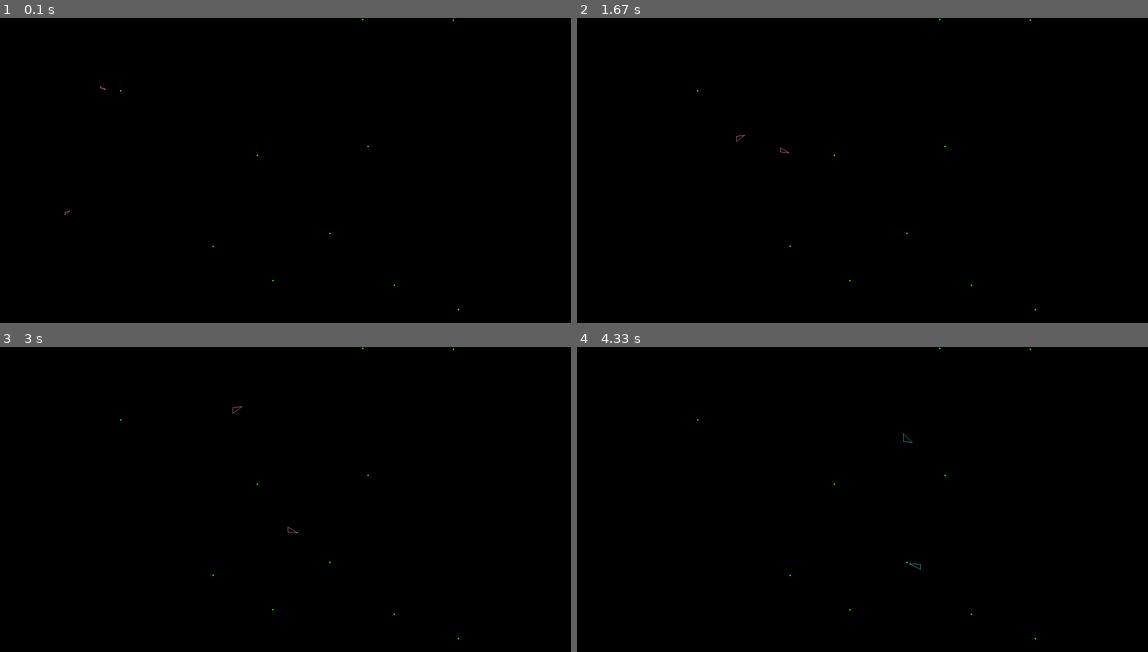
Above: before the commit, frames 1-4 (two rows, left to right).
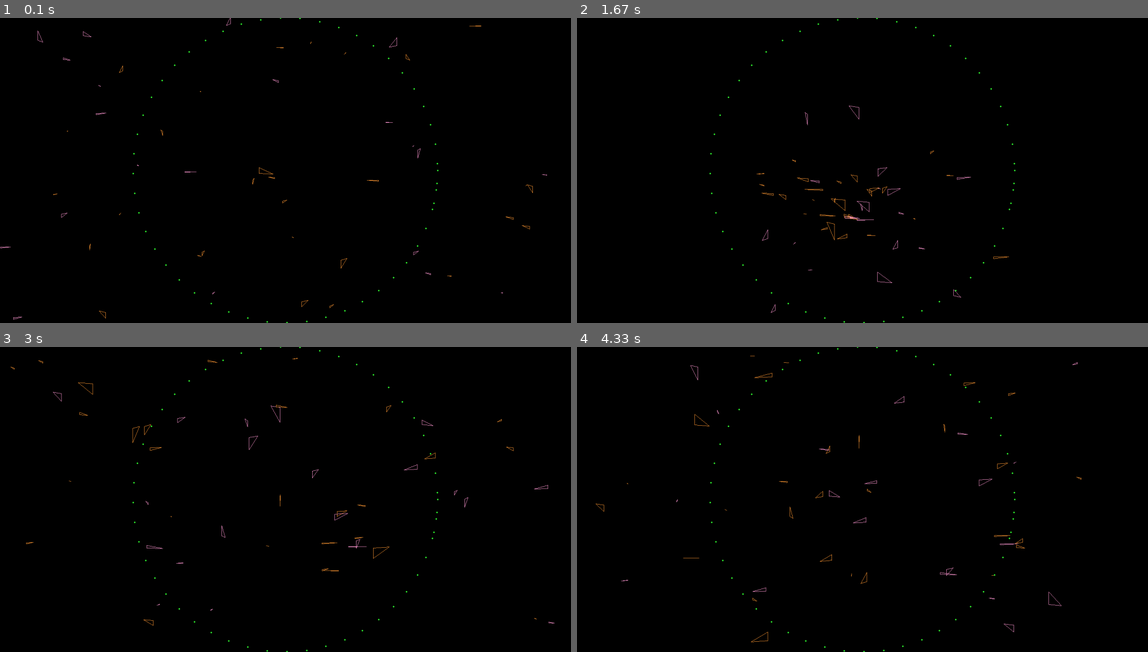
Above: after the commit, the same moments.

Repository: fallinbryan/pygame_visualizations
Game: pygame game, started from evol_eco.py
The game is run twice, just before and just after one commit, with the same random seed, the same clock (stepped at 60 frames per second) and the same inputs.
Inputs (mouse positions are in pixels of both pictures, inside the frame that each line leads up to):
- Up to frame 1 (0.1 s): no input
- Up to frame 2 (1.67 s): press the mouse at (765, 240) at 0.37 s; move the mouse to (856, 216) at 0.47 s; release the mouse at (942, 194) at 0.6 s
- Up to frame 3 (3 s): no input
- Up to frame 4 (4.33 s): no input

The runs differ from the first frame. In frame 1, 0.4% of the frame differs, in the area x 0-96%, y 0-100%; in frame 2, 0.6%; in frame 3, 0.6%, in the area x 1-98%, y 0-100%; in frame 4, 0.6%.

Commit message:
dna paramters added creatures breed with opposite sex genes crossover Stable evolutionary ecosystem achieved

Diff:
--- a/evol_eco.py
+++ b/evol_eco.py
@@ -47,20 +47,29 @@
         if genes:
             self.genes = genes
         else:
-            self.genes = [8]
+            self.genes = {}
+            self.genes['max_size'] = random.randrange(5, 30)
+            self.genes['growth_rate'] = random.uniform(0.001, 0.9)
+            self.genes['max_speed'] = random.randrange(5, 100)
+            self.genes['lifespan'] = random.randrange(100, 1000)
+            self.genes['breeding_age'] = random.randrange(50, self.genes['lifespan'])
+            self.genes['breeding_cost'] = random.randrange(100, 500)
+            self.genes['feeding_behaviour'] = random.choice(['near','far'])
 
     def crossover(self, partner):
-        newDna = []
-        pivot = random.randrange(0, len(self.genes))
-        for i, gene in  enumerate(self.genes):
-            if i > pivot:
-                newDna.append(gene)
-            else:
-                newDna.append(partner.genes[i])
-        return DNA(genes=newDna)
+        new_genes = {}
+        for name in self.genes:
+            new_genes[name] = random.choice([self.genes[name], partner.genes[name]])
+
+        return DNA(genes=new_genes)
 
     def mutation(self):
-        pass
+        for name in self.genes:
+            if name != 'feeding_behaviour':
+                if random.random() > .99:
+                    self.genes[name] += random.uniform(-0.01, 0.01)
+        if random.random() > .9999:
+            self.genes['feeding_behaviour'] = random.choice(['near', 'far'])
 
 
 class Creature(Physics):
@@ -76,13 +85,17 @@
         self.age = 1.0
         self.alive = True
         self.sex = random.choice([True, False])
-        self.max_size = 20
-        self.growth_rate = 1.0/30.0
-        self.max_speed = 10
+        self.max_size = dna.genes['max_size']
+        self.growth_rate = dna.genes['growth_rate']
+        self.max_speed = dna.genes['max_speed']
         self.prev_acc = Vector2D(0, 0)
         self.state = "wandering"
         self.target = None
         self.targetReached = True
+        self.lifespan = dna.genes['lifespan']
+        self.breeding_age = dna.genes['breeding_age']
+        self.breeding_cost = dna.genes['breeding_cost']
+        self.feeding_behaviour = dna.genes['feeding_behaviour']
 
     def apply_force(self, force):
         super().apply_force(force)
@@ -108,15 +121,34 @@
 
 
     def test_seek(self, target):
-        force = self.seek(target)
-        # force.set_magnitude(1)
-        self.apply_force(force)
-        mag = self.position.distance(target.position)*0.5
-        self.velocity.set_magnitude(mag)
-
-        if self.velocity.magnitude() > self.max_speed:
-            self.velocity.set_magnitude(self.max_speed)
-
+        self.target = target
+        self.seek()
+
+
+    def seek_furthest(self, targets):
+        x_max = self.surface.get_width()
+        y_max = self.surface.get_height()
+        max_dist = 0
+        target = targets[0]
+        for _target in targets:
+            if self.position.distance(_target.position) > max_dist:
+                if _target is not self:
+                    try:
+                        if _target.sex == self.sex ^ True and _target.state == "seeking mate":
+                            max_dist = self.position.distance(_target.position)
+                            target = _target
+
+                    except:
+                        max_dist = self.position.distance(_target.position)
+                        target = _target
+        self.target = target
+        self.seek()
+        found = None
+
+        if self.position.distance(self.target.position) < 20 and target is not self:
+            found = target
+
+        return found
     def seek_nearest(self, targets):
         x_max = self.surface.get_width()
         y_max = self.surface.get_height()
@@ -165,7 +197,7 @@
         return_objects = []
         if self.energy == 0:
             self.alive = False
-        if self.age > 1000.0:
+        if self.age > self.lifespan:
             self.alive = False
 
         if self.alive:
@@ -174,11 +206,14 @@
 
             if self.energy < 400 and len(environment['food']) > 0:
                 self.state = "seeking food"
-                found = self.seek_nearest(environment['food'])
+                if self.feeding_behaviour == 'near':
+                    found = self.seek_nearest(environment['food'])
+                elif self.feeding_behaviour == 'far':
+                    found = self.seek_furthest(environment['food'])
                 if found:
                     self.eat_food(found)
 
-            elif self.age > 100 and self.energy > 400:
+            elif self.age > self.breeding_age and self.energy > self.breeding_cost:
                 self.state = "seeking mate"
                 found = self.seek_nearest(environment['creatures'])
                 if found:
@@ -186,7 +221,7 @@
                         return_objects.append(self.breed(found.dna))
                         return_objects.append(self.breed(found.dna))
 
-                        self.alive = False
+                        self.energy -= self.breeding_cost
                 else:
                     pass
 
@@ -203,7 +238,10 @@
             color[2] = 200
         else:
             color[2] = 50
-        size = self.max_size * (math.exp(self.age*self.growth_rate) / (math.exp(self.age*self.growth_rate) + 1))
+        try:
+            size = self.max_size * (math.exp(self.age*self.growth_rate) / (math.exp(self.age*self.growth_rate) + 1))
+        except OverflowError:
+            size = self.max_size * (math.exp(700) / (math.exp(700) + 1))
         pointlist = []
         pointlist.append((int(self.position.x + size*math.cos(self.velocity.getTheta())), int(self.position.y + size*math.sin(self.velocity.getTheta()))))
         pointlist.append((int(self.position.x - (size-5)*math.cos(self.velocity.getTheta())), int(self.position.y - (size-5)*math.sin(self.velocity.getTheta()))))
@@ -239,8 +277,15 @@
     WIDTH = canvas.get_width()
     HEIGHT = canvas.get_height()
 
-    environment = {"food": [Food(random.randrange(0, WIDTH), random.randrange(0, HEIGHT)) for _ in range(10)],
-                   "creatures": [Creature(canvas, Vector2D(random.randrange(0, WIDTH), random.randrange(0, HEIGHT)), DNA()) for _ in range(2)]}
+    environment = {"food": [],
+                   "creatures": [Creature(canvas, Vector2D(random.randrange(0, WIDTH), random.randrange(0, HEIGHT)), DNA()) for _ in range(50)]}
+
+    theta = 0
+    food_field_radius = 400
+    for _ in range(100):
+        environment['food'].append(Food(disp_w/2 + food_field_radius * math.cos(theta), disp_h/2 + food_field_radius * math.sin(theta)))
+        theta += .13
+
 
     class Target:
         def __init__(self):
@@ -251,17 +296,26 @@
     creature = Creature(canvas, Vector2D(WIDTH/2, HEIGHT/2), DNA())
     compass = Compass(canvas, Vector2D(WIDTH*0.1, HEIGHT*0.1), 'Creature Heading')
     isGrabbed = False
+    frame_rate = 100
+    chase_mouse = False
     while True:
+        food_field_radius = random.choice([50,100,150,200,225,250,300])
+        # if food_field_radius < 1:
+        #     food_field_radius = 400
+        # theta += .13
+        # if theta > 500:
+        #     theta = 0
+        theta = random.uniform(0, 2*math.pi)
         # pg.time.wait(100)
         for event in pg.event.get():
             if event.type == pg.QUIT:
                 pg.quit()
                 sys.exit(1)
             if event.type == pg.MOUSEBUTTONDOWN:
-                isGrabbed = True
+                chase_mouse = True
 
             if event.type == pg.MOUSEBUTTONUP:
-                isGrabbed = False
+                chase_mouse = False
 
             if event.type == pg.MOUSEMOTION:
                 if isGrabbed:
@@ -272,6 +326,10 @@
                     pass
                 elif pg.key.get_pressed()[pg.K_SPACE]:
                     pass
+                elif pg.key.get_pressed()[pg.K_UP]:
+                    frame_rate -= 10
+                elif pg.key.get_pressed()[pg.K_DOWN]:
+                    frame_rate += 10
                 elif pg.key.get_pressed()[pg.K_ESCAPE]:
                     pg.quit()
                     sys.exit(1)
@@ -286,24 +344,30 @@
                 if not food.eaten:
                     pg.draw.circle(canvas, (50, 255, 50), food.position.floor()(), 2, 0)
 
-        for count, creature in enumerate(environment["creatures"]):
-            if count > 50:
-                creature.alive = False
-            if creature.alive:
-                new_creatures = creature.C_update(environment)
+        if not chase_mouse:
+            if len(environment['creatures']) == 0:
+                environment['creatures'] += [Creature(canvas, Vector2D(random.randrange(0, WIDTH), random.randrange(0, HEIGHT)), DNA()) for _ in
+                 range(10)]
+            for count, creature in enumerate(environment["creatures"]):
+                if count > 50:
+                    creature.alive = False
+                if creature.alive:
+                    new_creatures = creature.C_update(environment)
+                    creature.draw()
+                    if new_creatures:
+                            environment["creatures"] += new_creatures
+
+                else:
+                    # environment['food'].append(Food(creature.position.x, creature.position.y, 500))
+                    environment['food'].append(Food(disp_w/2 + food_field_radius * math.cos(theta), disp_h/2 + food_field_radius * math.sin(theta)))
+                    environment['creatures'].pop(environment['creatures'].index(creature))
+        else:
+            target.move(pg.mouse.get_pos())
+            pg.draw.circle(canvas, (255, 80, 80), (target.position.x, target.position.y), 10, 0)
+            for creature in environment['creatures']:
+                creature.test_seek(target)
+                creature.update()
                 creature.draw()
-                if new_creatures:
-                        environment["creatures"] += new_creatures
-
-            else:
-                environment['food'].append(Food(creature.position.x, creature.position.y, 500))
-                environment['creatures'].pop(environment['creatures'].index(creature))
-
-        # target.move(pg.mouse.get_pos())
-        # pg.draw.circle(canvas, (255, 255, 255), (target.position.x, target.position.y), 20, 1)
-        # creature.test_seek(target)
-        # creature.update()
-        # creature.draw()
         # compass.show(creature.velocity.getTheta())
         # heading_text = font.render('Heading: {:.02f}  Velocity: {:.02f}'.format(creature.velocity.getTheta() * 180 / math.pi,
         #                                                       creature.velocity.magnitude()), False, (255, 255, 255))
@@ -315,4 +379,4 @@
         # canvas.blit(accell_text, (WIDTH - 500, HEIGHT - 100))
         pg.display.flip()
 
-        pg.time.delay(50)
+        pg.time.delay(frame_rate)
